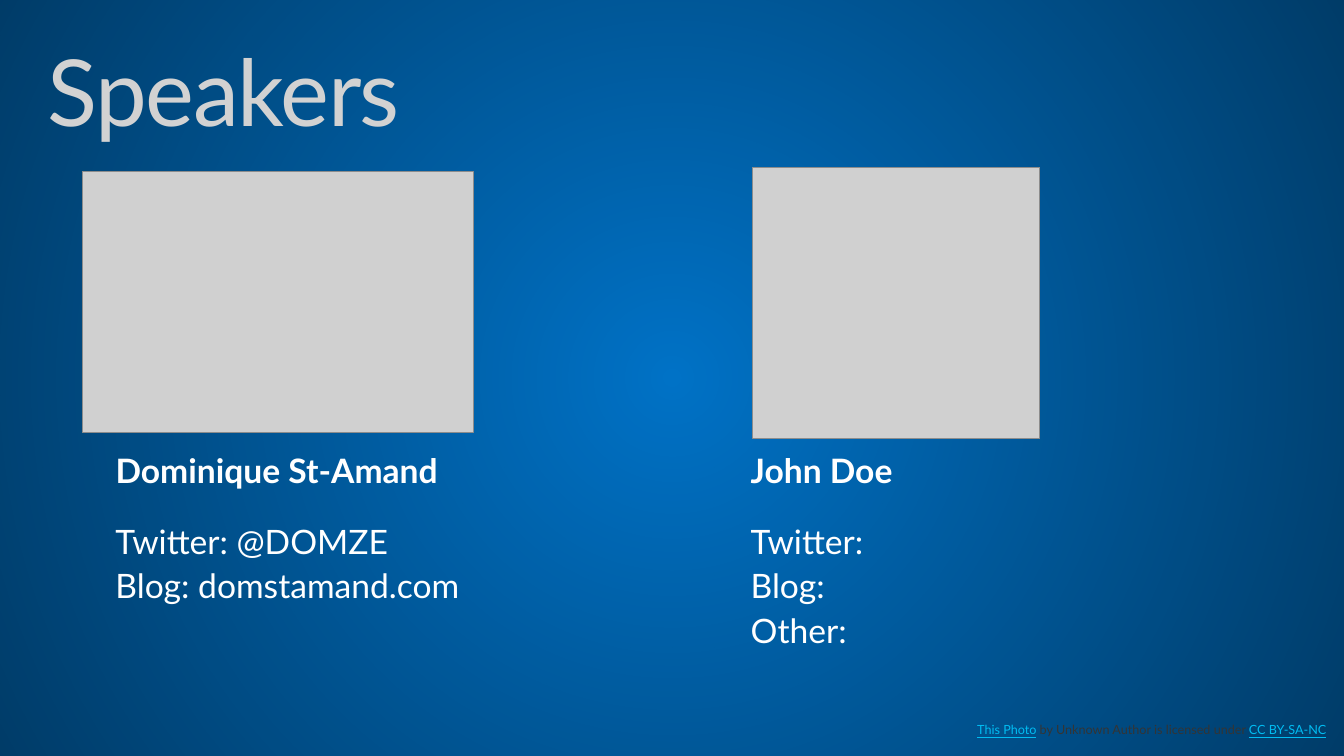
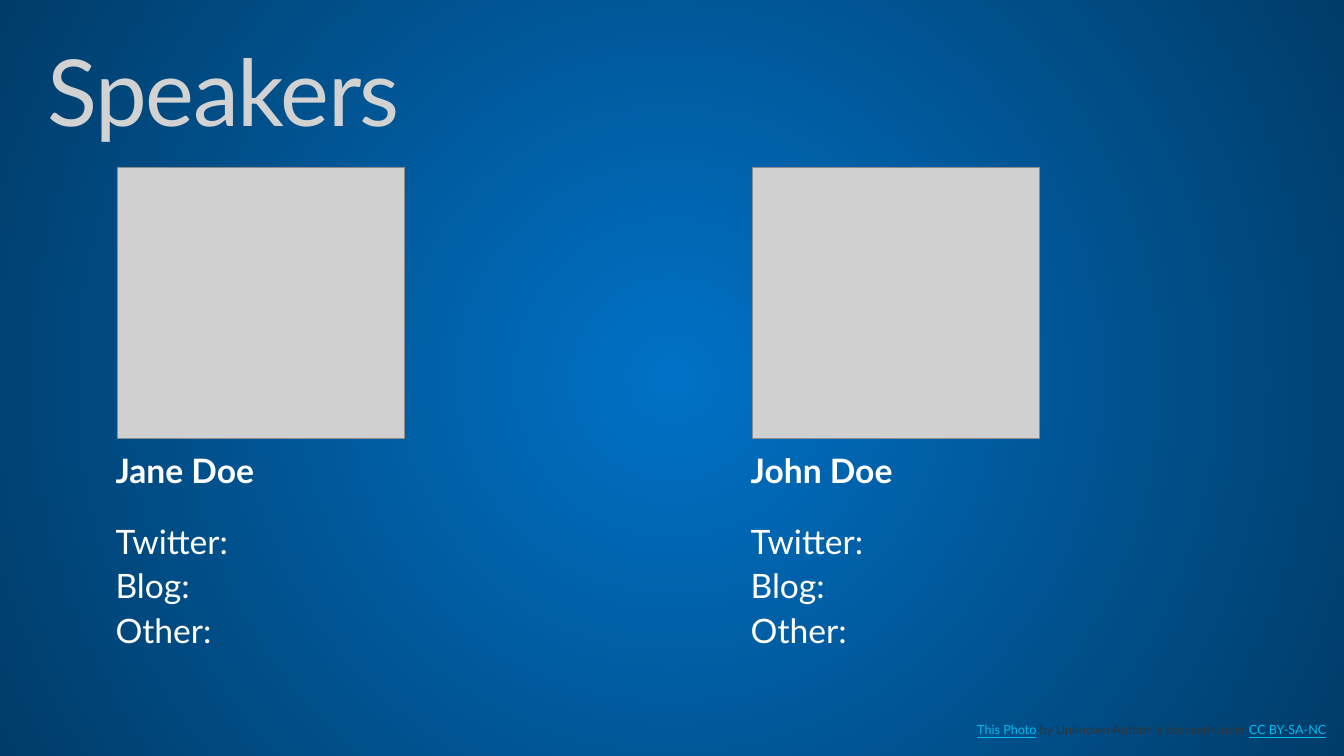
Before and after one commit to MSDEVMTL/GlobalAzureBootcamp-2019, a slide deck: slide 5 of Locations/Montreal/Welcome.pptx (slide 4 before the commit). Drawn at 1344x756 pixels with LibreOffice and Linux fonts; fonts in the diff are those of the drawing; grey boxes stand for pictures; background and template pictures are left out. Boxes give left, top, right and bottom in pixels: in the first picture for what was removed or moved away, otherwise in the second. Text is boxed around its words. In the diff, an @@ line names an element or a change of style, - is before the commit and + after.

```diff
--- a/Locations/Montreal/Welcome.pptx
+++ b/Locations/Montreal/Welcome.pptx
@@ picture: place and size @@
-picture at [83, 171, 474, 432]
+picture at [118, 167, 405, 439]
@@ text at [116, 458, 254, 484]: text changed @@
-Dominique St-Amand
+Jane Doe
@@ text at [116, 529, 229, 644]: text changed @@
-Twitter: @DOMZE
-Blog: domstamand.com
+Twitter:
+Blog:
+Other:
```
Also in this commit, not shown: 1 slide added, 1 other file.
